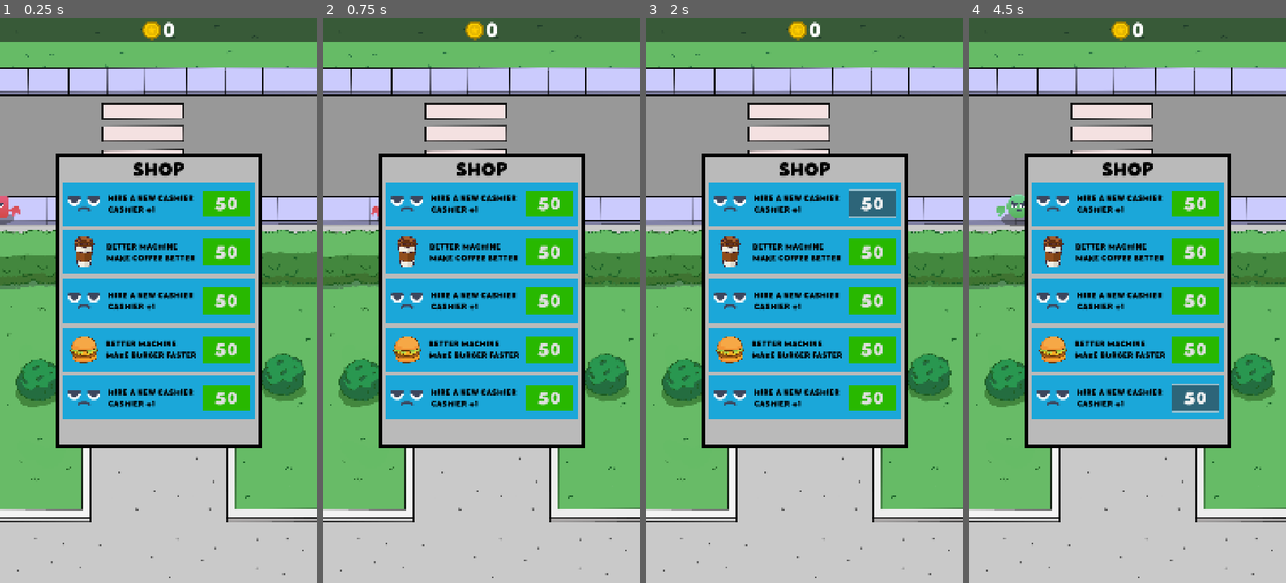
Above: before the commit, frames 1-4 (left to right).
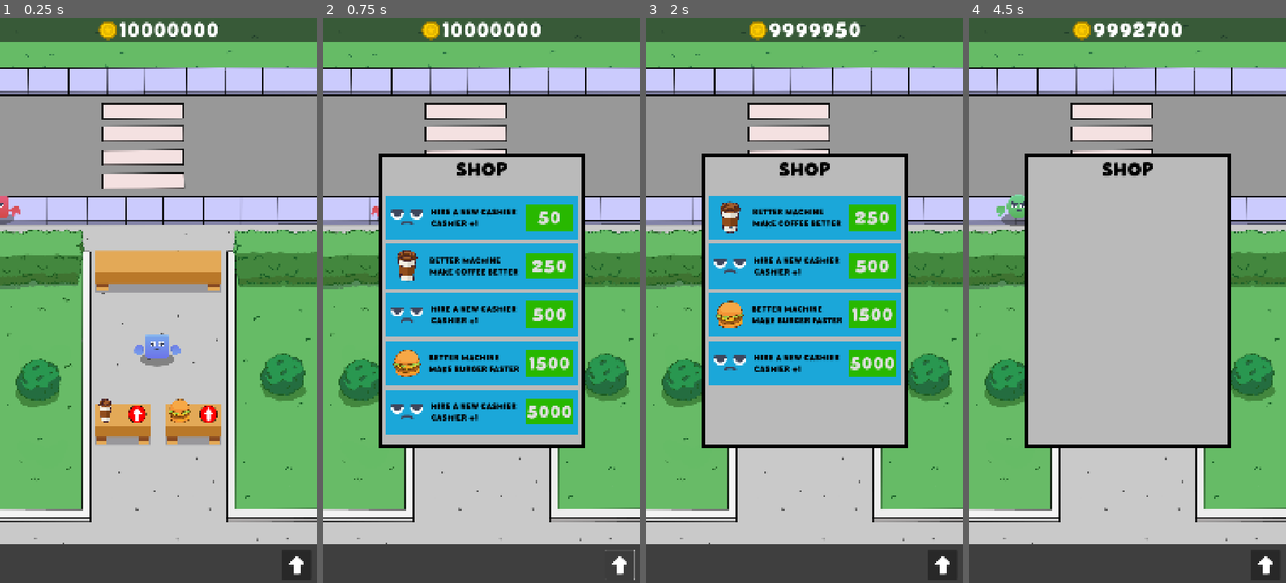
Above: after the commit, the same moments.

Repository: LHO-Developments/Godot-Projects
Game: Godot game, scene res://Scenes/game/game.tscn
Two runs of this game, one before a commit and one after it. Both use one fixed random seed, a clock stepped at 60 frames per second and the inputs below.
Inputs (mouse positions are in pixels of both pictures, inside the frame that each line leads up to):
- Up to frame 1 (0.25 s): no input
- Up to frame 2 (0.75 s): click (620, 566) at 0.52 s
- Up to frame 3 (2 s): click "50" at 1.25 s
- Up to frame 4 (4.5 s): click "50" (after the commit: "250") at 2 s; click "50" (after the commit: "500") at 2.75 s; click "50" (after the commit: "1500") at 3.5 s; click "50" (after the commit: "5000") at 4.25 s

The runs differ from the first frame. In frame 1, 40% of the frame differs, in the area x 0-100%, y 0-100%; in frame 2, 22%; in frame 3, 23%; in frame 4, 31%.

Commit message:
implement functional shop panel

Diff:
--- a/Idle Food Stand/idle-food-stand/Scenes/game/game.tscn
+++ b/Idle Food Stand/idle-food-stand/Scenes/game/game.tscn
@@ -22,11 +22,15 @@
 [ext_resource type="Texture2D" uid="uid://bik145fibl4c6" path="res://Idle Tycoon Assets/Sprites/UI/coin_gold.png" id="20_ai5tx"]
 [ext_resource type="FontFile" uid="uid://fkmtg2y181q" path="res://Idle Tycoon Assets/Fonts/Bake Soda.otf" id="21_qequx"]
 [ext_resource type="LabelSettings" uid="uid://cin8h3t2jtvog" path="res://customer_fonts/label_48_black.tres" id="22_27ybv"]
+[ext_resource type="Texture2D" uid="uid://b7b3egno3r8uf" path="res://Idle Tycoon Assets/Sprites/UI/arrowUp.png" id="22_btxna"]
 [ext_resource type="Texture2D" uid="uid://powy61lxqjfh" path="res://Idle Tycoon Assets/Sprites/Characters/face_b.png" id="23_btxna"]
 
 [sub_resource type="LabelSettings" id="LabelSettings_27ybv"]
 font = ExtResource("21_qequx")
 font_size = 70
+
+[sub_resource type="StyleBoxFlat" id="StyleBoxFlat_yl8fu"]
+bg_color = Color(0.247059, 0.247059, 0.247059, 1)
 
 [sub_resource type="StyleBoxFlat" id="StyleBoxFlat_68wwg"]
 bg_color = Color(0.729412, 0.729412, 0.729412, 1)
@@ -210,7 +214,45 @@
 text = "0"
 label_settings = SubResource("LabelSettings_27ybv")
 
+[node name="BottomBar" type="Control" parent="GameUI"]
+custom_minimum_size = Vector2(0, 130)
+layout_mode = 3
+anchors_preset = 12
+anchor_top = 1.0
+anchor_right = 1.0
+anchor_bottom = 1.0
+grow_horizontal = 2
+grow_vertical = 0
+size_flags_vertical = 4
+
+[node name="Panel" type="Panel" parent="GameUI/BottomBar"]
+layout_mode = 1
+anchors_preset = 15
+anchor_right = 1.0
+anchor_bottom = 1.0
+grow_horizontal = 2
+grow_vertical = 2
+theme_override_styles/panel = SubResource("StyleBoxFlat_yl8fu")
+
+[node name="ShopButton" type="Button" parent="GameUI/BottomBar/Panel"]
+custom_minimum_size = Vector2(100, 100)
+layout_mode = 1
+anchors_preset = 3
+anchor_left = 1.0
+anchor_top = 1.0
+anchor_right = 1.0
+anchor_bottom = 1.0
+offset_left = -120.0
+offset_top = -113.0
+offset_right = -20.0
+offset_bottom = -13.0
+grow_horizontal = 0
+grow_vertical = 0
+icon = ExtResource("22_btxna")
+expand_icon = true
+
 [node name="Shop" type="Control" parent="GameUI"]
+visible = false
 custom_minimum_size = Vector2(700, 1000)
 layout_mode = 3
 anchors_preset = 8
@@ -256,9 +298,9 @@
 anchor_right = 0.5
 anchor_bottom = 0.5
 offset_left = -325.0
-offset_top = -400.0
+offset_top = -358.0
 offset_right = 325.0
-offset_bottom = 400.0
+offset_bottom = 452.0
 grow_horizontal = 2
 grow_vertical = 2
 theme_override_constants/separation = 15
@@ -302,6 +344,7 @@
 label_settings = SubResource("LabelSettings_yl8fu")
 
 [node name="NewCashier1" type="Button" parent="GameUI/Shop/Panel/VBoxContainer/NewCashierCard"]
+unique_name_in_owner = true
 custom_minimum_size = Vector2(160, 90)
 layout_mode = 1
 anchors_preset = 6
@@ -359,6 +402,7 @@
 label_settings = SubResource("LabelSettings_yl8fu")
 
 [node name="FasterCoffee" type="Button" parent="GameUI/Shop/Panel/VBoxContainer/FasterCoffeeCard"]
+unique_name_in_owner = true
 custom_minimum_size = Vector2(160, 90)
 layout_mode = 1
 anchors_preset = 6
@@ -416,6 +460,7 @@
 label_settings = SubResource("LabelSettings_yl8fu")
 
 [node name="NewCashier2" type="Button" parent="GameUI/Shop/Panel/VBoxContainer/NewCashierCard2"]
+unique_name_in_owner = true
 custom_minimum_size = Vector2(160, 90)
 layout_mode = 1
 anchors_preset = 6
@@ -473,6 +518,7 @@
 label_settings = SubResource("LabelSettings_yl8fu")
 
 [node name="FasterBurger" type="Button" parent="GameUI/Shop/Panel/VBoxContainer/FasterBurgerCard"]
+unique_name_in_owner = true
 custom_minimum_size = Vector2(160, 90)
 layout_mode = 1
 anchors_preset = 6
@@ -530,6 +576,7 @@
 label_settings = SubResource("LabelSettings_yl8fu")
 
 [node name="NewCashier3" type="Button" parent="GameUI/Shop/Panel/VBoxContainer/NewCashierCard3"]
+unique_name_in_owner = true
 custom_minimum_size = Vector2(160, 90)
 layout_mode = 1
 anchors_preset = 6
@@ -551,3 +598,9 @@
 [connection signal="timeout" from="CustomerManager/SpawnTimer" to="CustomerManager" method="_on_spawn_timer_timeout"]
 [connection signal="pressed" from="GameUI/CoffeeButton" to="GameUI" method="_on_coffee_button_pressed"]
 [connection signal="pressed" from="GameUI/BurgerButton" to="GameUI" method="_on_burger_button_pressed"]
+[connection signal="pressed" from="GameUI/BottomBar/Panel/ShopButton" to="GameUI" method="_on_shop_button_pressed"]
+[connection signal="pressed" from="GameUI/Shop/Panel/VBoxContainer/NewCashierCard/NewCashier1" to="GameUI" method="_on_new_cashier_1_pressed"]
+[connection signal="pressed" from="GameUI/Shop/Panel/VBoxContainer/FasterCoffeeCard/FasterCoffee" to="GameUI" method="_on_faster_coffee_pressed"]
+[connection signal="pressed" from="GameUI/Shop/Panel/VBoxContainer/NewCashierCard2/NewCashier2" to="GameUI" method="_on_new_cashier_2_pressed"]
+[connection signal="pressed" from="GameUI/Shop/Panel/VBoxContainer/FasterBurgerCard/FasterBurger" to="GameUI" method="_on_faster_burger_pressed"]
+[connection signal="pressed" from="GameUI/Shop/Panel/VBoxContainer/NewCashierCard3/NewCashier3" to="GameUI" method="_on_new_cashier_3_pressed"]
--- a/Idle Food Stand/idle-food-stand/Scenes/game/game_ui.gd
+++ b/Idle Food Stand/idle-food-stand/Scenes/game/game_ui.gd
@@ -1,14 +1,47 @@
 extends CanvasLayer
 class_name GameUI;
+
+@export var cashier_1_cost := 50;
+@export var cashier_2_cost := 500;
+@export var cashier_3_cost := 5000;
+
+@export var faster_coffee_cost := 250;
+@export var faster_burger_cost := 1500;
 
 @onready var coffee_panel: UpgradePanel = $CoffeePanel
 @onready var burger_panel: UpgradePanel = $BurgerPanel
 @onready var current_coins: Label = %CurrentCoins
 
+@onready var new_cashier_card: Panel = %NewCashierCard
+@onready var faster_coffee_card: Panel = %FasterCoffeeCard
+@onready var new_cashier_card_2: Panel = %NewCashierCard2
+@onready var faster_burger_card: Panel = %FasterBurgerCard
+@onready var new_cashier_card_3: Panel = %NewCashierCard3
+
+
+@onready var new_cashier_1: Button = %NewCashier1
+@onready var faster_coffee: Button = %FasterCoffee
+@onready var new_cashier_2: Button = %NewCashier2
+@onready var faster_burger: Button = %FasterBurger
+@onready var new_cashier_3: Button = %NewCashier3
+
+@onready var shop: Control = $Shop
+
 func _ready() -> void:
-	coffee_panel.init_upgrade_panel(GameManager.ITEM_COFFEE);
-	burger_panel.init_upgrade_panel(GameManager.ITEM_BURGER);
+	coffee_panel.init_upgrade_panel(GameManager.item_coffee);
+	burger_panel.init_upgrade_panel(GameManager.item_burger);
+	new_cashier_1.text = str(cashier_1_cost);
+	new_cashier_2.text = str(cashier_2_cost);
+	new_cashier_3.text = str(cashier_3_cost);
+	faster_coffee.text = str(faster_coffee_cost);
+	faster_burger.text = str(faster_burger_cost);
 
+func _process(delta: float) -> void:
+	current_coins.text = str(GameManager.current_coins);
+
+
+func show_hide_shop_panel() -> void:
+	shop.visible = true if not shop.visible else false;
 
 func _on_coffee_button_pressed() -> void:
 	SoundManager.play_ui();
@@ -16,10 +49,49 @@
 	burger_panel.hide();
 
 
-func _process(delta: float) -> void:
-	current_coins.text = str(GameManager.current_coins);
-
 func _on_burger_button_pressed() -> void:
 	SoundManager.play_ui();
 	burger_panel.visible = true if not burger_panel.visible else false;
 	coffee_panel.hide();
+
+
+func _on_new_cashier_1_pressed() -> void:
+	SoundManager.play_ui();
+	if GameManager.current_coins >= cashier_1_cost:
+		GameManager.current_coins -= cashier_1_cost;
+		GameManager.on_spawn_new_cashier.emit();
+		new_cashier_card.hide();
+
+func _on_new_cashier_2_pressed() -> void:
+	SoundManager.play_ui();
+	if GameManager.current_coins >= cashier_2_cost:
+		GameManager.current_coins -= cashier_2_cost;
+		GameManager.on_spawn_new_cashier.emit();
+		new_cashier_card_2.hide();
+
+func _on_new_cashier_3_pressed() -> void:
+	SoundManager.play_ui();
+	if GameManager.current_coins >= cashier_3_cost:
+		GameManager.current_coins -= cashier_3_cost;
+		GameManager.on_spawn_new_cashier.emit();
+		new_cashier_card_3.hide();
+
+
+func _on_faster_coffee_pressed() -> void:
+	SoundManager.play_ui();
+	if GameManager.current_coins >= faster_coffee_cost:
+		GameManager.current_coins -= faster_coffee_cost;
+		GameManager.item_coffee.cook_time = 1;
+		faster_coffee_card.hide();
+
+
+func _on_faster_burger_pressed() -> void:
+	SoundManager.play_ui();
+	if GameManager.current_coins >= faster_burger_cost:
+		GameManager.current_coins -= faster_burger_cost;
+		GameManager.item_burger.cook_time = 1;
+		faster_burger_card.hide();
+
+
+func _on_shop_button_pressed() -> void:
+	show_hide_shop_panel();
--- a/Idle Food Stand/idle-food-stand/Scenes/managers/cashier_manager.gd
+++ b/Idle Food Stand/idle-food-stand/Scenes/managers/cashier_manager.gd
@@ -10,6 +10,7 @@
 
 func _ready() -> void:
 	GameManager.on_customer_request.connect(_on_customer_request);
+	GameManager.on_spawn_new_cashier.connect(add_cashier);
 	add_cashier();
 
 func add_cashier() -> void:
--- a/Idle Food Stand/idle-food-stand/autoloads/game_manager.gd
+++ b/Idle Food Stand/idle-food-stand/autoloads/game_manager.gd
@@ -1,16 +1,18 @@
 extends Node
 
+signal on_spawn_new_cashier;
 signal on_customer_request(customer: Customer);
 signal on_customer_order_completed(customer: Customer);
 
-const ITEM_BURGER = preload("res://data/item_burger.tres");
-const ITEM_COFFEE = preload("res://data/item_coffee.tres");
+@export var item_coffee: Item;
+@export var item_burger: Item;
+
 const COIN_VFX = preload("res://Scenes/vfx/coin_vfx.tscn");
 
 var coffee_item_counter_pos := Vector2(415,1250);
 var burger_item_counter_pos := Vector2(665,1250);
 
-var current_coins: int;
+var current_coins: int = 10000000;
 
 func play_coin_vfx(spawn_pos: Vector2) -> void:
 	var instance: GPUParticles2D = COIN_VFX.instantiate();
@@ -22,7 +24,7 @@
 	instance.finished.connect(func(): instance.queue_free());
 
 func get_random_item() -> Item:
-	var items: Array = [ITEM_BURGER, ITEM_COFFEE];
+	var items: Array = [item_burger, item_coffee];
 	return items.pick_random();
 
 
--- /dev/null
+++ b/Idle Food Stand/idle-food-stand/autoloads/game_manager.tscn
@@ -0,0 +1,10 @@
+[gd_scene load_steps=4 format=3 uid="uid://jygpb73fbpca"]
+
+[ext_resource type="Script" uid="uid://bv07xyurk3ebr" path="res://autoloads/game_manager.gd" id="1_es8io"]
+[ext_resource type="Resource" uid="uid://bpnuwjmm3cpym" path="res://data/item_coffee.tres" id="2_qaqf1"]
+[ext_resource type="Resource" uid="uid://b68yeow1le8cd" path="res://data/item_burger.tres" id="3_nc61q"]
+
+[node name="GameManager" type="Node"]
+script = ExtResource("1_es8io")
+item_coffee = ExtResource("2_qaqf1")
+item_burger = ExtResource("3_nc61q")
--- a/Idle Food Stand/idle-food-stand/project.godot
+++ b/Idle Food Stand/idle-food-stand/project.godot
@@ -17,8 +17,8 @@
 
 [autoload]
 
-GameManager="*res://autoloads/game_manager.gd"
 SoundManager="*res://autoloads/sound_manager.tscn"
+GameManager="*res://autoloads/game_manager.tscn"
 
 [display]
 
Not shown: 1 places in Idle Food Stand/idle-food-stand/Scenes/game/game.tscn that only renumber resources
